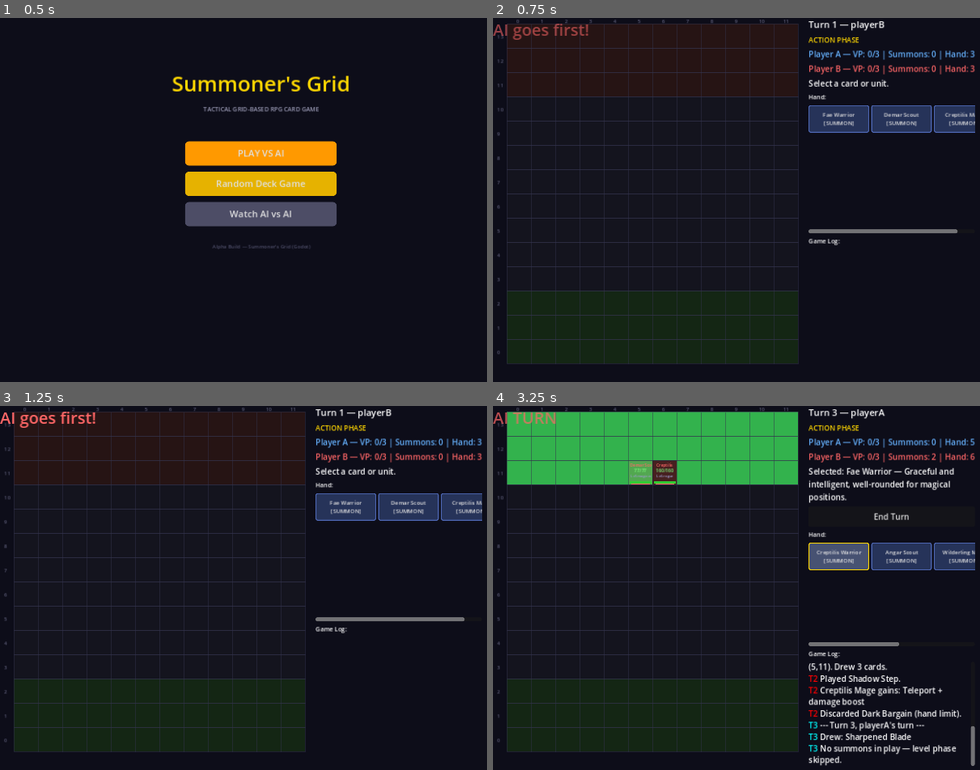
Above: before the commit, frames 1-4 (two rows, left to right).
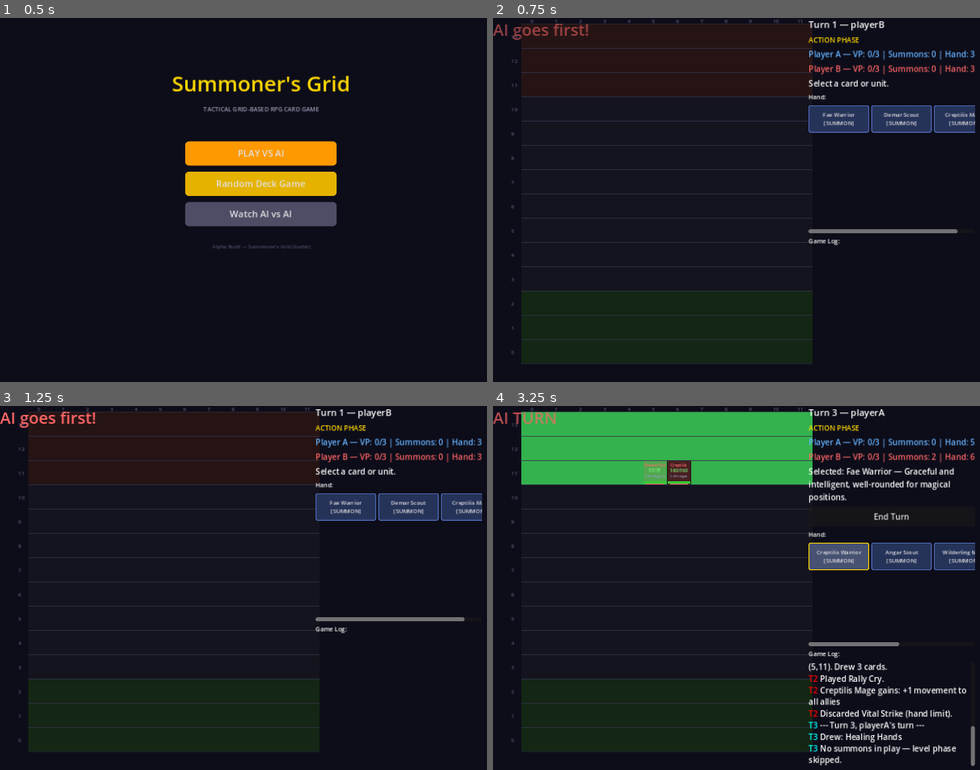
Above: after the commit, the same moments.

Repository: look-itsaxiom/summoners-grid
Game: Godot game, scene res://scenes/menu.tscn
The game is run twice, just before and just after one commit, with the same random seed, the same clock (stepped at 60 frames per second) and the same inputs.
Inputs:
- Up to frame 1 (0.5 s): no input
- Up to frame 2 (0.75 s): click "Random Deck Game" at 0.5 s
- Up to frame 3 (1.25 s): no input
- Up to frame 4 (3.25 s): click "Fae Warrior [SUMMON]" at 1.25 s; click "End Turn" at 2 s; click "Fae Warrior [SUMMON]" at 2.75 s

Frame 1 is identical in both runs. In frame 2, 3.3% of the frame differs, in the area x 0-66%, y 0-96%; in frame 3, 3.3%; in frame 4, 4.9%, in the area x 0-98%, y 0-96%.

Commit message:
feat: complete action card set (32) + screen shake on hits
Added 9 missing action cards: Thunder Clap (guaranteed hit wind),
Mind Spike (dark, BP65), Vital Strike (high crit, BP50), Fortress
Stance (2x DEF/MDF), Spell Recall (discard→hand), Stonewarden's
Command (+3 DEF Stoneheart), Life Alchemy (HP transfer), Magician's
Sanctum (DEF/MDF mixing), Starfall (BP90 light + lifesteal).

Screen shake: intensity 12 on crits, 4 on normal hits. Board
oscillates with exponential decay (5.0/s). Applied in _process.

Total: 60 unique cards. 58 headless tests passing.

Co-Authored-By: Claude Opus 4.6 (1M context) <noreply@anthropic.com>

Diff:
--- a/godot/scripts/data/cards.gd
+++ b/godot/scripts/data/cards.gd
@@ -289,9 +289,72 @@
 	"dark_bargain": {
 		"id": "dark_bargain", "name": "Dark Bargain", "card_type": "action",
 		"speed": "action", "element": "dark", "pile_destination": "discard",
-		"description": "Sacrifice HP to draw 2 cards.", "target_type": "ally_summon",
-		"requirements": [],
-		"effects": [{ "type": "special", "description": "Sacrifice 20% HP, draw 2" }],
+		"description": "Draw 3 cards. Lose 15% ally max HP.", "target_type": "ally_summon",
+		"requirements": [],
+		"effects": [{ "type": "special", "description": "Draw 3 cards at HP cost" }],
+	},
+	"thunder_clap": {
+		"id": "thunder_clap", "name": "Thunder Clap", "card_type": "action",
+		"speed": "action", "element": "wind", "pile_destination": "discard",
+		"description": "Guaranteed-hit wind damage.", "target_type": "enemy_summon",
+		"requirements": [{ "type": "role", "role_family": "warrior", "description": "Requires Warrior" }],
+		"effects": [{ "type": "damage", "base_power": 35, "damage_type": "physical_melee", "element": "wind", "can_crit": true, "description": "Guaranteed-hit wind" }],
+	},
+	"mind_spike": {
+		"id": "mind_spike", "name": "Mind Spike", "card_type": "action",
+		"speed": "action", "element": "dark", "pile_destination": "discard",
+		"description": "Magical dark damage (lower MDF = more).", "target_type": "enemy_summon",
+		"requirements": [{ "type": "role", "role_family": "magician", "description": "Requires Magician" }],
+		"effects": [{ "type": "damage", "base_power": 65, "damage_type": "magical", "element": "dark", "can_crit": true, "description": "Dark mind damage" }],
+	},
+	"vital_strike": {
+		"id": "vital_strike", "name": "Vital Strike", "card_type": "action",
+		"speed": "action", "element": "neutral", "pile_destination": "recharge",
+		"description": "Physical damage with high crit.", "target_type": "enemy_summon",
+		"requirements": [{ "type": "role", "role_family": "scout", "description": "Requires Scout" }],
+		"effects": [{ "type": "damage", "base_power": 50, "damage_type": "physical_melee", "can_crit": true, "description": "High-crit physical" }],
+	},
+	"fortress_stance": {
+		"id": "fortress_stance", "name": "Fortress Stance", "card_type": "action",
+		"speed": "action", "element": "earth", "pile_destination": "recharge",
+		"description": "2x DEF and MDF, but immobilized.", "target_type": "ally_summon",
+		"requirements": [],
+		"effects": [{ "type": "buff", "description": "2x DEF and MDF, immobilized", "duration": "end_of_next_turn" }],
+	},
+	"spell_recall": {
+		"id": "spell_recall", "name": "Spell Recall", "card_type": "action",
+		"speed": "action", "element": "neutral", "pile_destination": "discard",
+		"description": "Return card from discard to hand.", "target_type": "ally_summon",
+		"requirements": [],
+		"effects": [{ "type": "special", "description": "Retrieve from discard" }],
+	},
+	"stonewardens_command": {
+		"id": "stonewardens_command", "name": "Stonewarden's Command", "card_type": "action",
+		"speed": "action", "element": "earth", "pile_destination": "recharge",
+		"description": "+3 DEF to Stoneheart allies.", "target_type": "ally_summon",
+		"requirements": [],
+		"effects": [{ "type": "buff", "description": "+3 DEF to Stoneheart allies", "duration": "end_of_turn" }],
+	},
+	"life_alchemy": {
+		"id": "life_alchemy", "name": "Life Alchemy", "card_type": "action",
+		"speed": "action", "element": "dark", "pile_destination": "discard",
+		"description": "25% ally max HP as damage, heal caster same.", "target_type": "ally_summon",
+		"requirements": [{ "type": "role", "role_family": "magician", "description": "Requires Magician" }],
+		"effects": [{ "type": "special", "description": "25% max HP transfer" }],
+	},
+	"magicians_sanctum": {
+		"id": "magicians_sanctum", "name": "Magician's Sanctum", "card_type": "action",
+		"speed": "action", "element": "light", "pile_destination": "discard",
+		"description": "Mix DEF/MDF for defense calc.", "target_type": "ally_summon",
+		"requirements": [{ "type": "role", "role_family": "magician", "description": "Requires Magician" }],
+		"effects": [{ "type": "buff", "description": "DEF/MDF mixing defense", "duration": "end_of_next_turn" }],
+	},
+	"starfall": {
+		"id": "starfall", "name": "Starfall", "card_type": "action",
+		"speed": "action", "element": "light", "pile_destination": "recharge",
+		"description": "Massive magical light damage + 25% lifesteal.", "target_type": "enemy_summon",
+		"requirements": [],
+		"effects": [{ "type": "damage", "base_power": 90, "damage_type": "magical", "element": "light", "can_crit": true, "description": "Massive light + lifesteal" }],
 	},
 }
 
--- a/godot/scripts/ui/game_screen.gd
+++ b/godot/scripts/ui/game_screen.gd
@@ -1,5 +1,8 @@
 extends Control
 ## Main game screen — connects board, HUD, hand display, and game log.
+
+var _shake_intensity := 0.0
+var _shake_decay := 5.0
 
 @onready var _gm = get_node("/root/GameManager")
 @onready var _sf = get_node("/root/SummonFactory")
@@ -846,6 +849,24 @@
 	return {}
 
 
+# ─── Screen Shake ───
+
+func _process(delta: float) -> void:
+	if _shake_intensity > 0:
+		_shake_intensity = maxf(0.0, _shake_intensity - _shake_decay * delta)
+		var offset := Vector2(
+			randf_range(-_shake_intensity, _shake_intensity),
+			randf_range(-_shake_intensity, _shake_intensity)
+		)
+		board.position = board.position.lerp(board.global_position + offset, 0.5) if false else Vector2(28, 0) + offset
+	elif board.position != Vector2(28, 0):
+		board.position = Vector2(28, 0)
+
+
+func _screen_shake(intensity: float = 8.0) -> void:
+	_shake_intensity = intensity
+
+
 # ─── Keyboard Shortcuts ───
 
 func _unhandled_input(event: InputEvent) -> void:
@@ -899,8 +920,10 @@
 
 	if is_crit:
 		_sfx.critical_hit()
+		_screen_shake(12.0)
 	else:
 		_sfx.attack_hit()
+		_screen_shake(4.0)
 
 	if damage > 0:
 		var screen_pos: Vector2
--- a/godot/test/test_runner.gd
+++ b/godot/test/test_runner.gd
@@ -93,7 +93,7 @@
 	_check("27 roles", 27, r.ROLES.size())
 	_check("3 tier-1 roles", 3, r.get_tier1_roles().size())
 	_check("6 summons", 6, c.SUMMONS.size())
-	_check("23 actions", 23, c.ACTIONS.size())
+	_check("32 actions", 32, c.ACTIONS.size())
 	_check("5 counters", 5, c.COUNTERS.size())
 	_check("3 reactions", 3, c.REACTIONS.size())
 	_check("7 advances", 7, c.ADVANCES.size())
